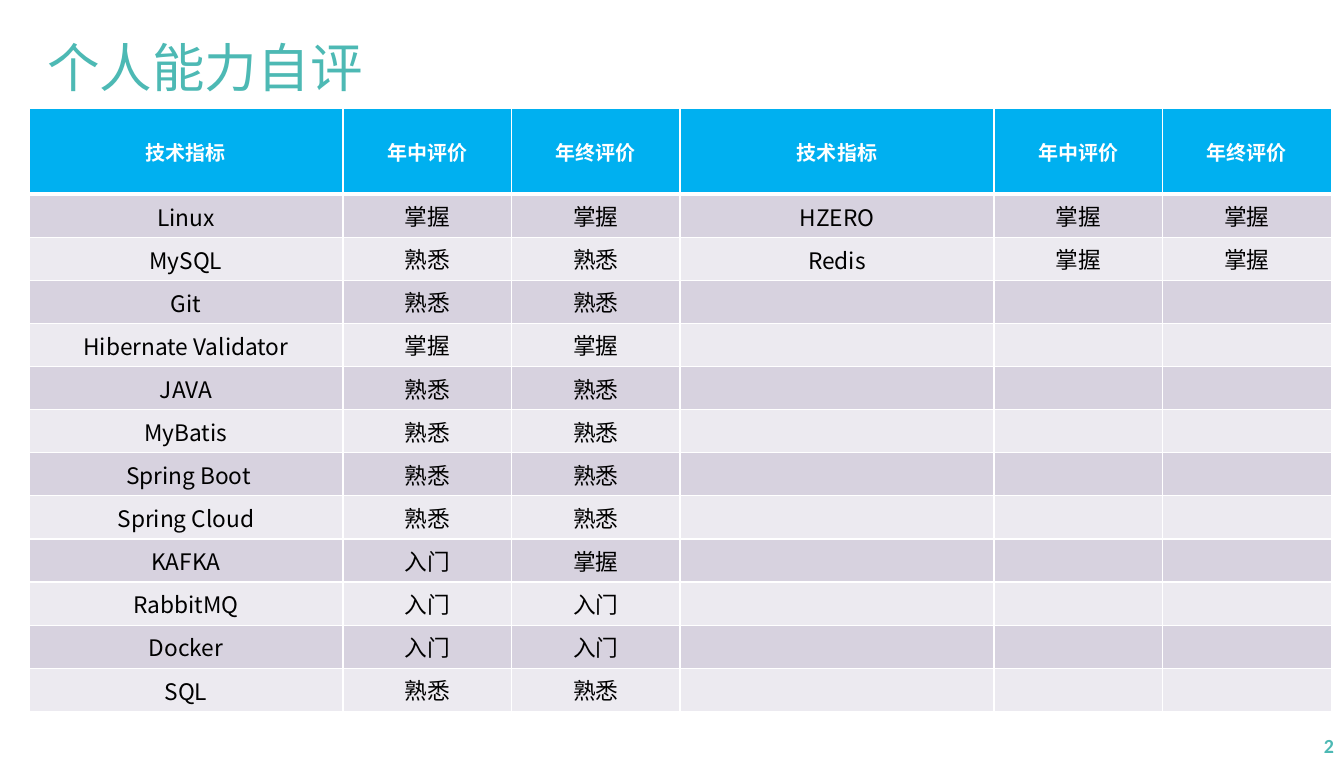
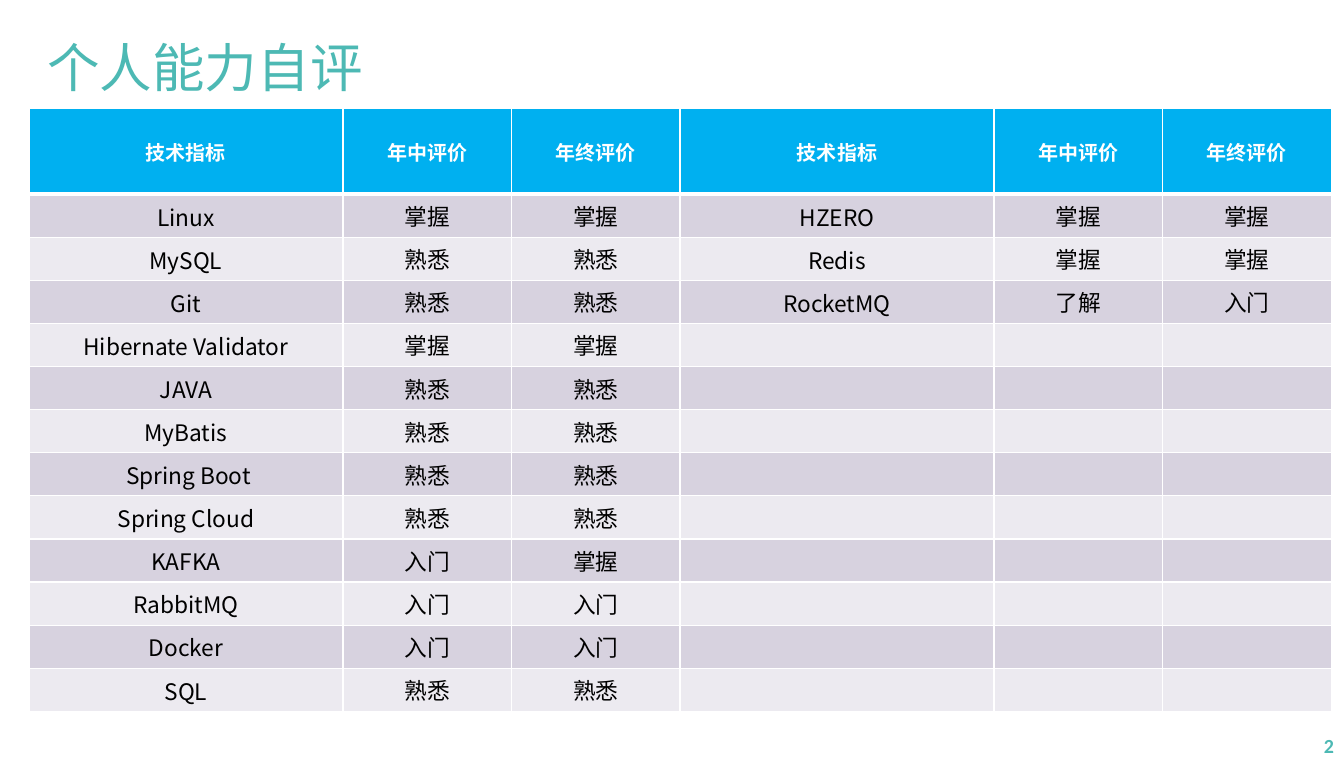
Before and after one commit to fc2733/lifecycle, a slide deck: slide 2 of 1.pptx. Drawn at 1344x761 pixels with LibreOffice and Linux fonts; fonts in the diff are those of the drawing; background and template pictures are left out. Boxes give left, top, right and bottom in pixels: in the first picture for what was removed or moved away, otherwise in the second. Text is boxed around its words. In the diff, an @@ line names an element or a change of style, - is before the commit and + after.

```diff
--- a/1.pptx
+++ b/1.pptx
@@ table at [680,108,1331,710] @@
+row 4: RocketMQ | 了解 | 入门
-row 13:  |  | 
```
Also in this commit, not shown: 2 other slides changed, 1 slide added.
